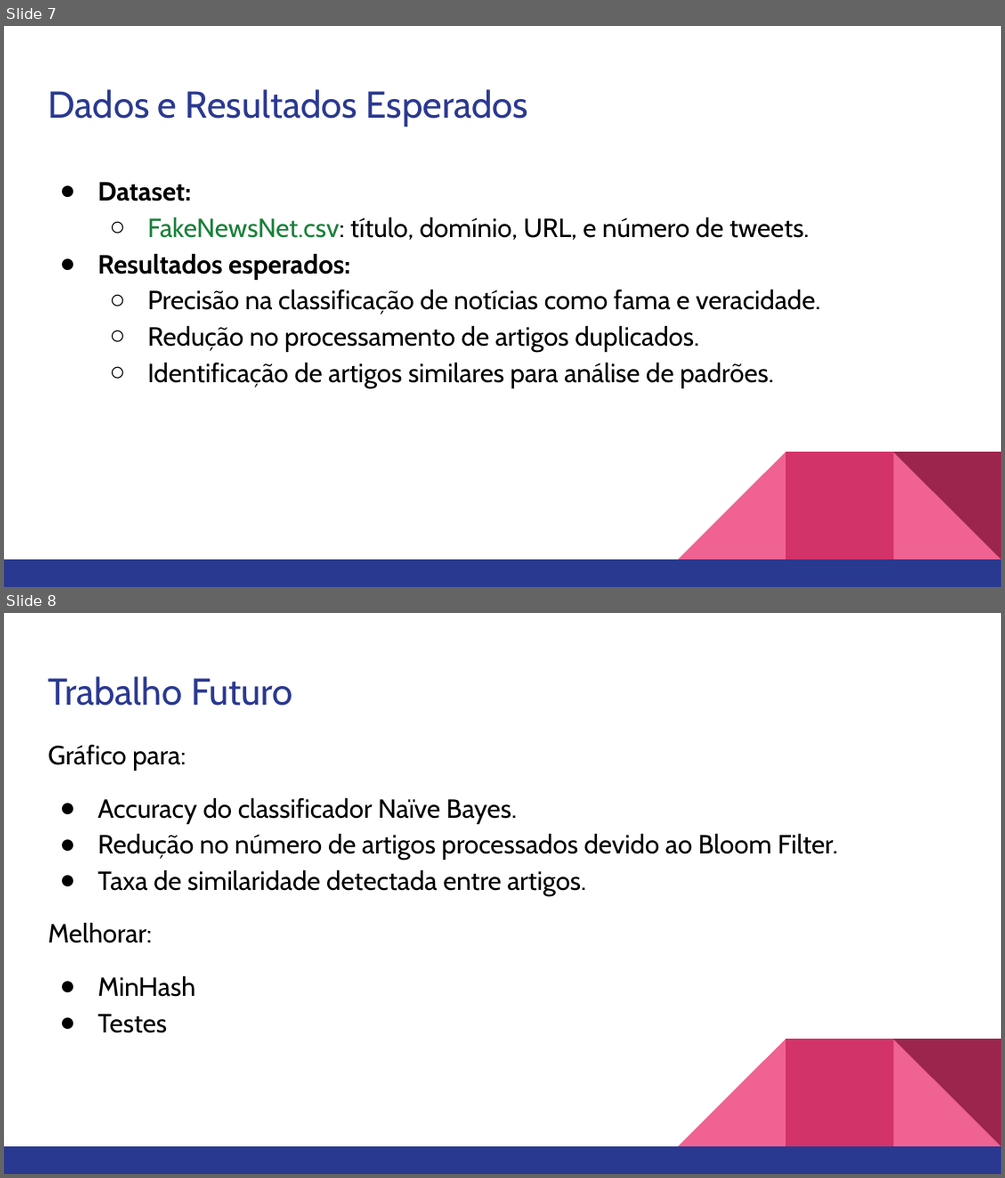
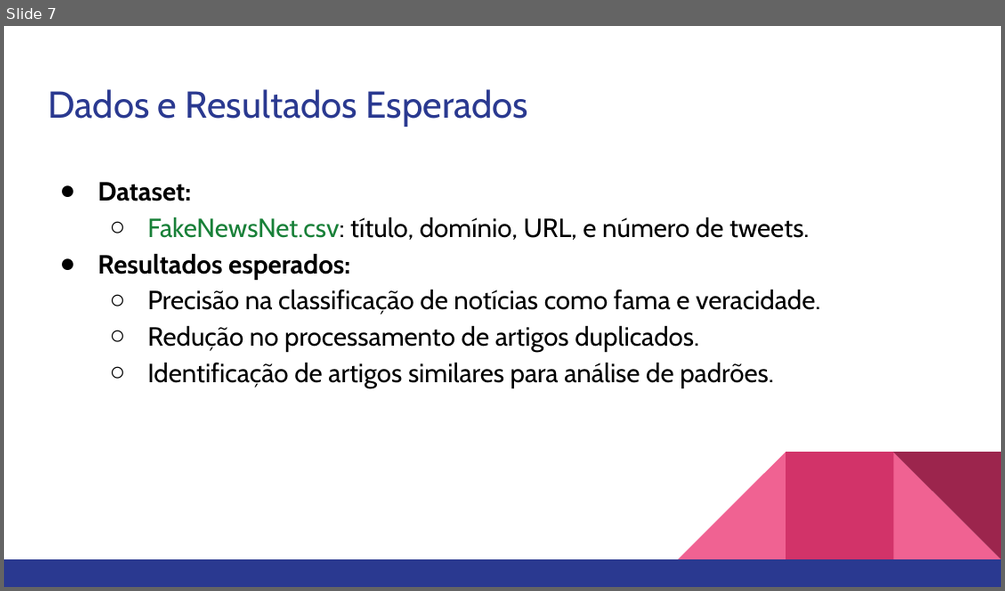
Before and after one commit to FilipePinaSousa/MPEITRABALHO, a slide deck: Métodos Probabilísticos aplicados na Identificação de Fake News.pptx. Shown one above the other, each under a label of ours: slides 7 and 8 before the commit, slide 7 after it. The pictures are 1005x1178 and 1005x591 pixels, drawn with LibreOffice and Linux fonts; fonts in the diff are those of the drawing. Boxes give left, top, right and bottom in pixels: in the first picture for what was removed or moved away, otherwise in the second. Text is boxed around its words. In the diff, an @@ line names an element or a change of style, - is before the commit and + after.

```diff
--- a/Métodos Probabilísticos aplicados na Identificação de Fake News.pptx
+++ b/Métodos Probabilísticos aplicados na Identificação de Fake News.pptx
@@ slide 8 removed at [4,613,1001,1174], background #FFFFFF; not listed: 5 template elements that a slide beside it also shows @@
@@ title removed at [48,676,293,706] @@
-Trabalho Futuro
@@ text removed at [48,745,838,1033] @@
-Gráfico para:
-● Accuracy do classificador Naïve Bayes.
-● Redução no número de artigos processados devido ao Bloom Filter.
-● Taxa de similaridade detectada entre artigos.
-Melhorar:
-● MinHash
-● Testes
```
Also in this commit, not shown: 1 other file.
